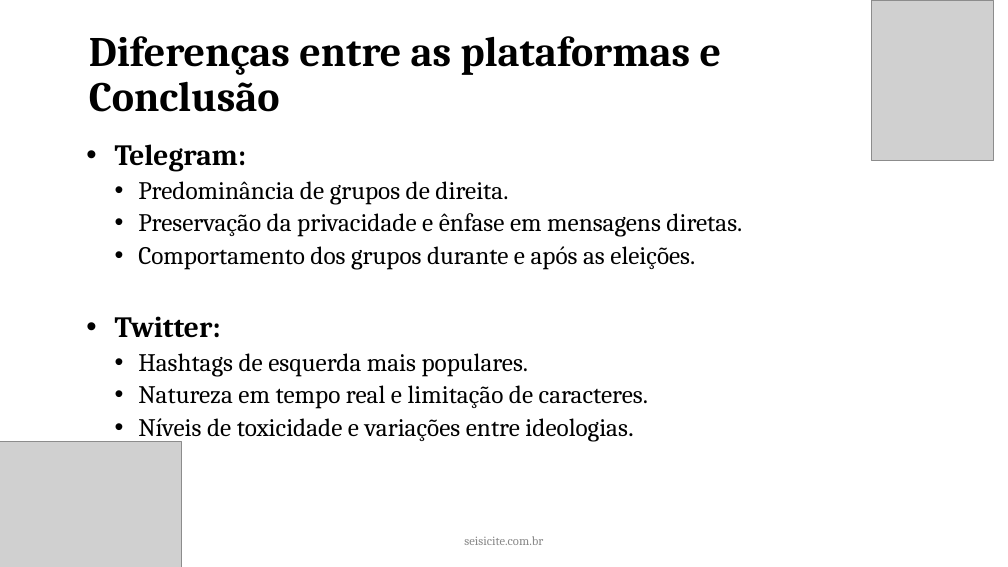
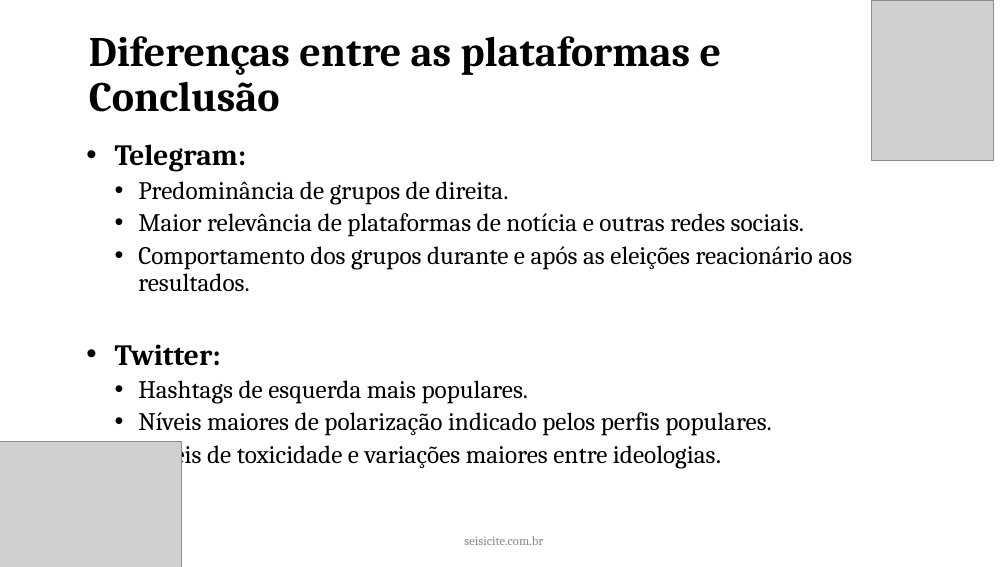
Before and after one commit to joojkun/sicite-2023-apresentacao, a slide deck: slide 11 of 2023 - Template Apresentação ✅.pptx (slide 9 before the commit). Drawn at 1008x567 pixels with LibreOffice and Linux fonts; fonts in the diff are those of the drawing; grey boxes stand for pictures. Boxes give left, top, right and bottom in pixels: in the first picture for what was removed or moved away, otherwise in the second. Text is boxed around its words. In the diff, an @@ line names an element or a change of style, - is before the commit and + after.

```diff
--- a/2023 - Template Apresentação ✅.pptx
+++ b/2023 - Template Apresentação ✅.pptx
@@ text at [138, 213, 852, 292]: text changed @@
-  • Preservação da privacidade e ênfase em mensagens diretas.
-  • Comportamento dos grupos durante e após as eleições.
+  • Maior relevância de plataformas de notícia e outras redes sociais.
+  • Comportamento dos grupos durante e após as eleições reacionário aos resultados.
@@ text at [138, 412, 772, 469]: text changed @@
-  • Natureza em tempo real e limitação de caracteres.
-  • Níveis de toxicidade e variações entre ideologias.
+  • Níveis maiores de polarização indicado pelos perfis populares.
+  • Níveis de toxicidade e variações maiores entre ideologias.
```
Also in this commit, not shown: 1 other slide changed, 2 slides added, 1 other file.
